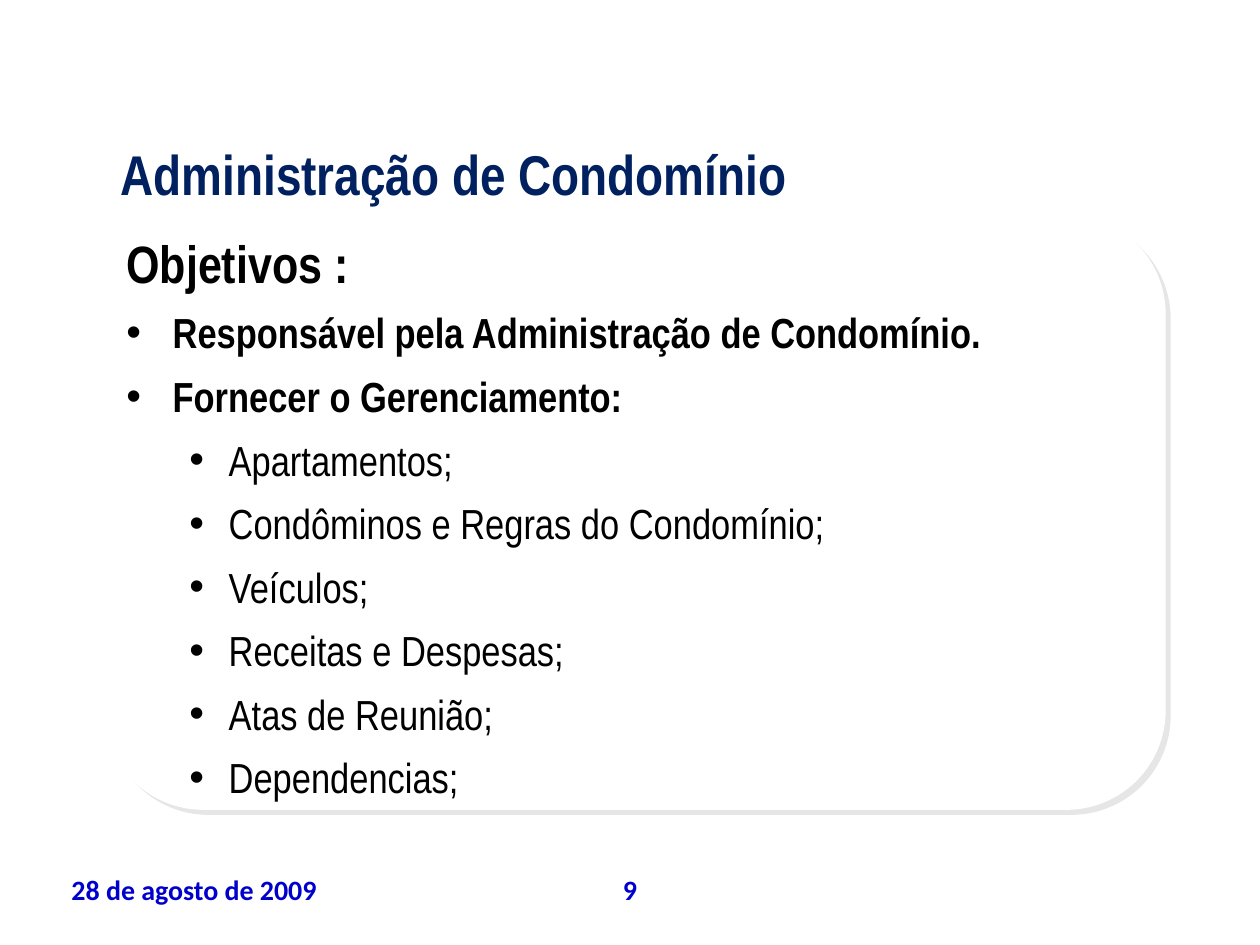
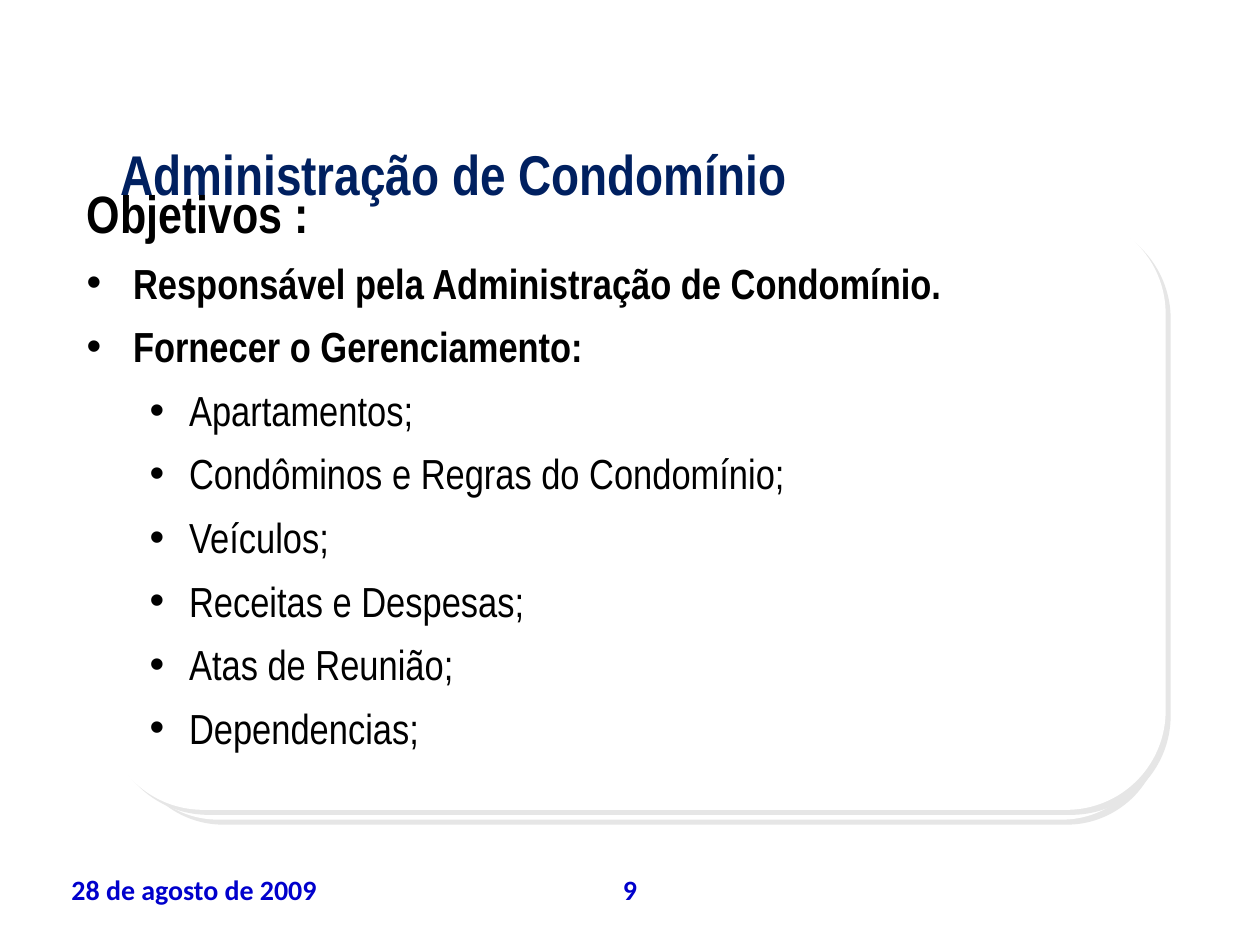
Before and after one commit to leoevaristo/psa20092, a slide deck: slide 9 of ARTEFATOS/TAP_apresentacao.ppt. Drawn at 1260x945 pixels with LibreOffice and Linux fonts; fonts in the diff are those of the drawing; background and template pictures are left out. Boxes give left, top, right and bottom in pixels: in the first picture for what was removed or moved away, otherwise in the second. Text is boxed around its words. In the diff, an @@ line names an element or a change of style, - is before the commit and + after.

```diff
--- a/ARTEFATOS/TAP_apresentacao.ppt
+++ b/ARTEFATOS/TAP_apresentacao.ppt
@@ text "Objetivos :" rewrapped from <box>126,245,980,802</box> to <box>87,190,941,752</box> @@
@@ rounded rectangle added at <box>123,255,1155,820</box>, fill #FFFFFF @@
```
Also in this commit, not shown: 24 other slides changed.
